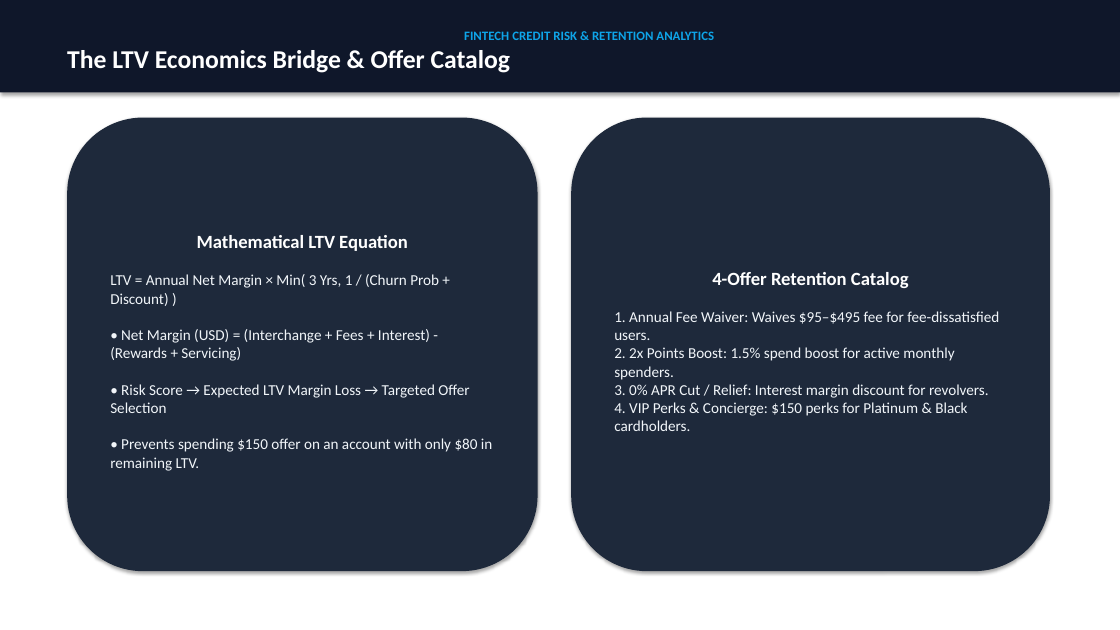
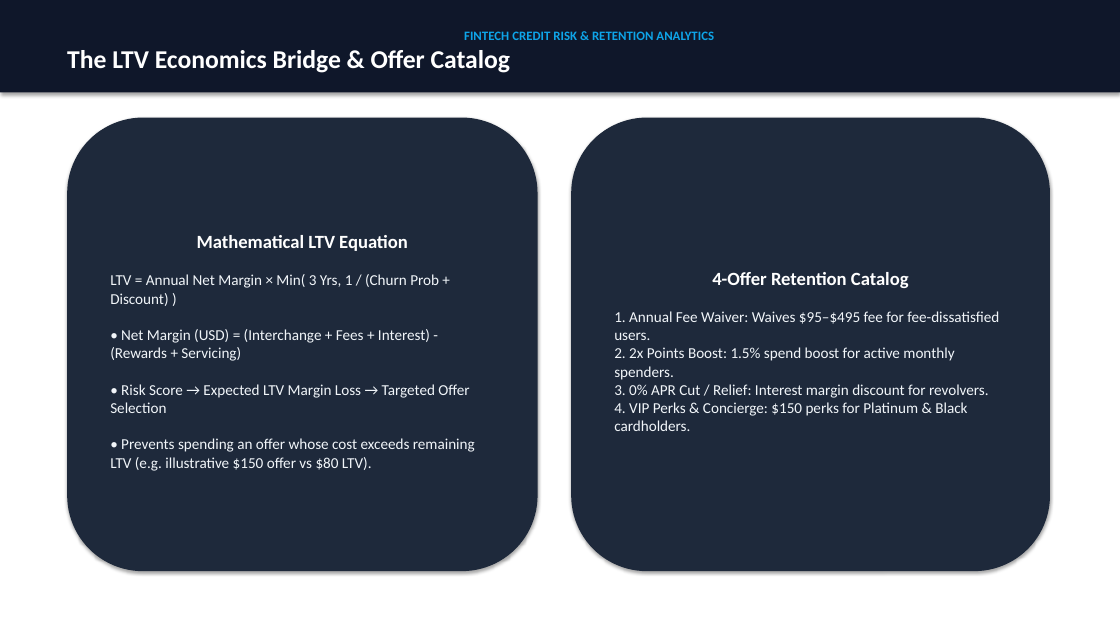
Before and after one commit to PriyankaHichkad/Fintech-Customer-Churn-Analytics, a slide deck: slide 5 of exports/FinTech_Churn_Retention_Strategy.pptx. Drawn at 1120x630 pixels with LibreOffice and Linux fonts; fonts in the diff are those of the drawing. Boxes give left, top, right and bottom in pixels: in the first picture for what was removed or moved away, otherwise in the second. Text is boxed around its words. In the diff, an @@ line names an element or a change of style, - is before the commit and + after.

```diff
--- a/exports/FinTech_Churn_Retention_Strategy.pptx
+++ b/exports/FinTech_Churn_Retention_Strategy.pptx
@@ text in rounded rectangle at (110,274,475,471): text changed @@
-LTV = Annual Net Margin × Min( 3 Yrs, 1 / (Churn Prob + Discount) )
-• Net Margin (USD) = (Interchange + Fees + Interest) - (Rewards + Servicing)
-• Risk Score → Expected LTV Margin Loss → Targeted Offer Selection
-• Prevents spending $150 offer on an account with only $80 in remaining LTV.
+LTV = Annual Net Margin × Min( 3 Yrs, 1 / (Churn Prob + Discount) )
+• Net Margin (USD) = (Interchange + Fees + Interest) - (Rewards + Servicing)
+• Risk Score → Expected LTV Margin Loss → Targeted Offer Selection
+• Prevents spending an offer whose cost exceeds remaining LTV (e.g. illustrative $150 offer vs $80 LTV).
```
Also in this commit, not shown: 2 other slides changed, 1 other file.
